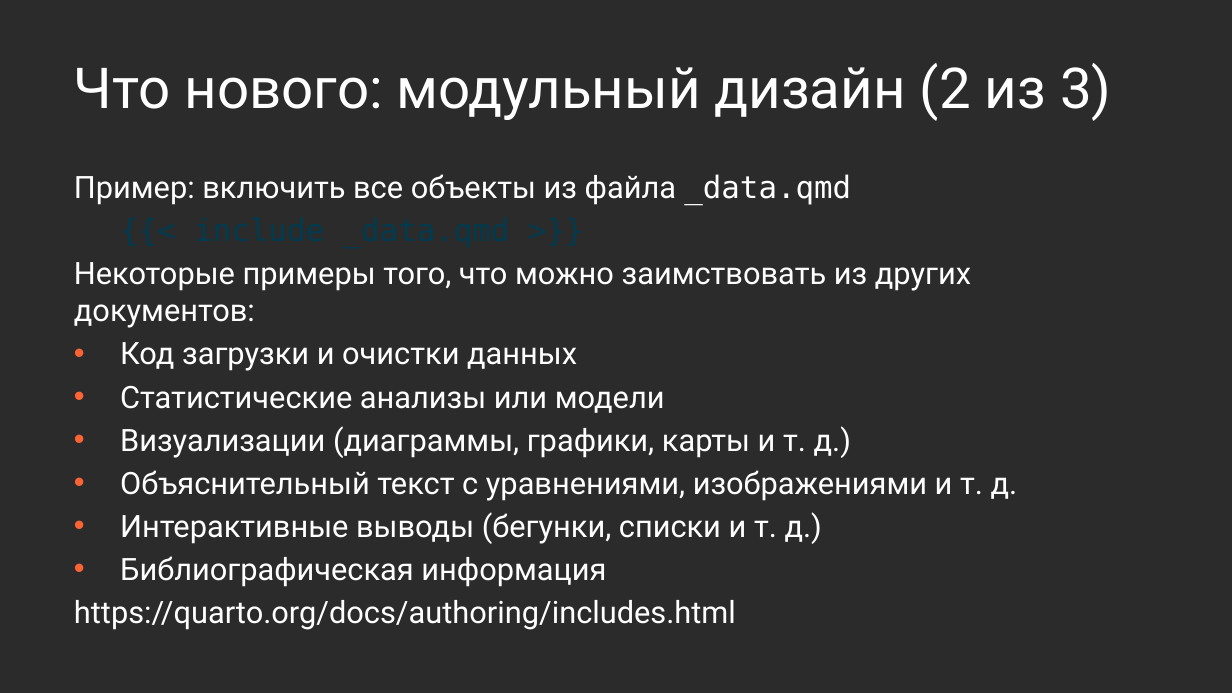
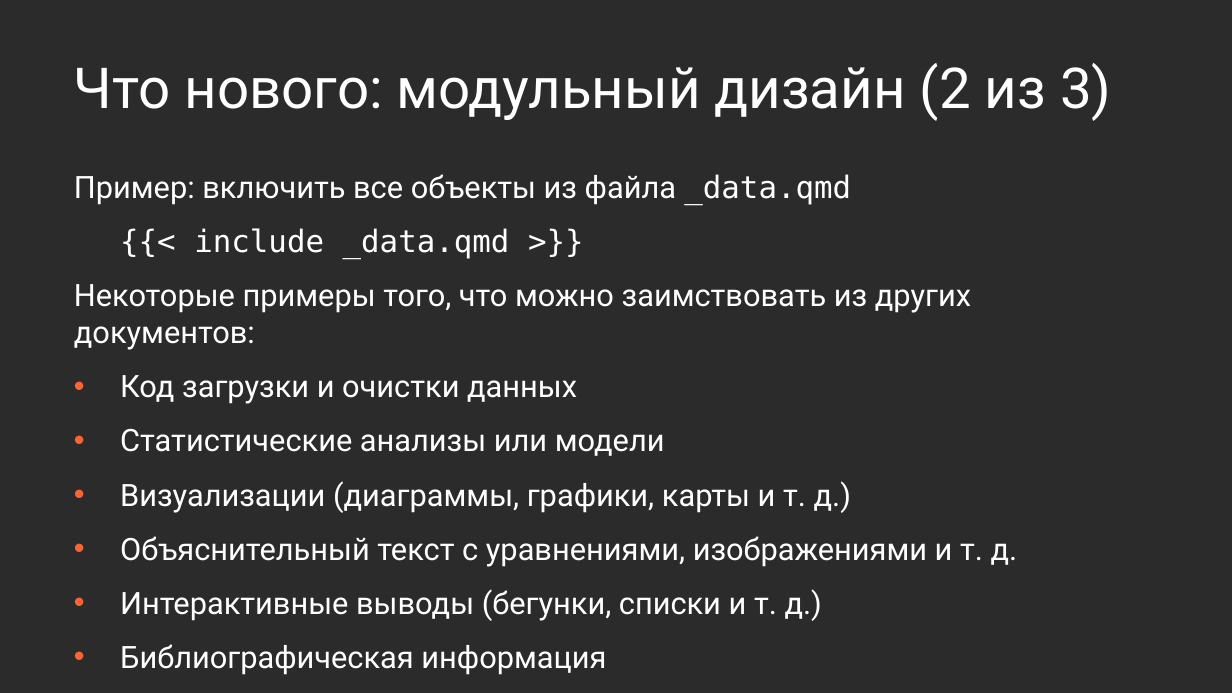
Before and after one commit to Marwolaeth/OTUS_R4DA, a slide deck: slide 12 of 01-Quarto/slides_draft.pptx. Drawn at 1232x693 pixels with LibreOffice and Linux fonts; fonts in the diff are those of the drawing; background and template pictures are left out; a plain dark background stands for a picture behind light text. Boxes give left, top, right and bottom in pixels: in the first picture for what was removed or moved away, otherwise in the second. Text is boxed around its words. In the diff, an @@ line names an element or a change of style, - is before the commit and + after.

```diff
--- a/01-Quarto/slides_draft.pptx
+++ b/01-Quarto/slides_draft.pptx
@@ text "Пример: включить все объекты из ..." at [74, 174, 1018, 621]: text colour #003B4F to #FFFFFF in "{{< include _data.qmd >}}"; more space between paragraphs @@
@@ text at [74, 600, 736, 630]: paragraph removed @@
-https://quarto.org/docs/authoring/includes.html
```
Also in this commit, not shown: 13 other slides changed, 3 slides added, 3 slides removed, 3 other files.
